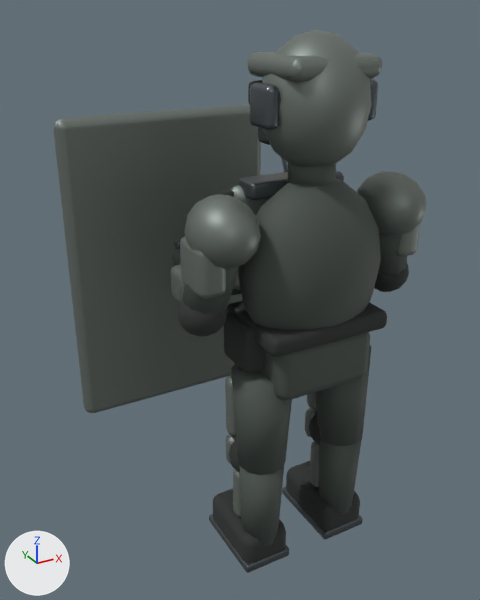
Two versions of the glTF model assets/operators/shield.glb, one commit apart.
Rendered twice from a 50 mm lens placed at (-1.149, -1.641, 1.87), pointed at (-0.121, 0.228, 0.935). Lighting does not change. The marker at lower left points along +X, +Y and +Z. The older version comes first. Vertices at exactly the same position are counted once.

Script lines for the objects in view, before the commit:
```python
me_sphere_020 = bpy.data.meshes.new('Sphere.020')
me_sphere_020.from_pydata(...)  # 3929 vertices, 7586 faces; spans x -0.63..0.44, y -0.18..0.59, z 0.01..1.82
# faces by material slot: [728, 2576, 2034, 1448, 584, 216]
me_sphere_020.materials.append(mat_cloth)  # dark grey #454d48
me_sphere_020.materials.append(mat_rubber)  # dark grey #2c302f
me_sphere_020.materials.append(mat_armor)  # grey #79817c
me_sphere_020.materials.append(mat_metal)  # dark grey #5d6569
me_sphere_020.materials.append(mat_accent)  # yellow #b59b59
me_sphere_020.materials.append(mat_visor)  # orange #bc6538
ob_operatormesh = bpy.data.objects.new('OperatorMesh', me_sphere_020)
ob_operatormesh.location = (0.0, 0.0, 0.0)
```
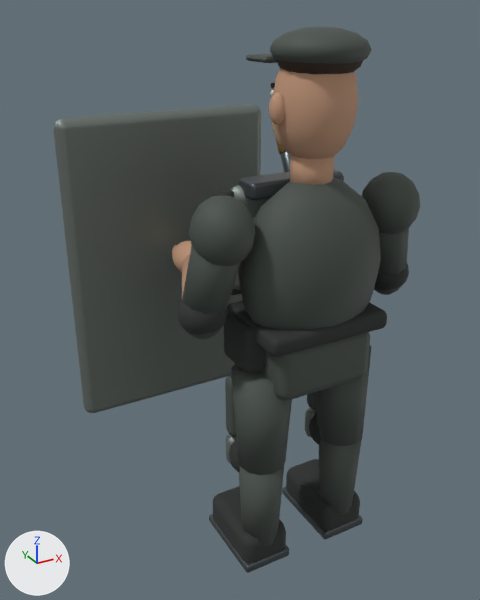
What differs and where, as boxes (x1, y1, x2, y2) in the pictures (480 x 600 px; the box of a moved part takes in the faces that stretch with it):
'OperatorMesh', reshaped
    before: (53, 30, 427, 573)
    after: (53, 26, 420, 573)
part 1 of me_sphere_020, added
    after: (270, 26, 372, 64)
part 2 of me_sphere_020, moved or reshaped
    before: (248, 52, 382, 83)
    after: (246, 54, 277, 63)
part 3 of me_sphere_020, added (brown)
    after: (290, 155, 334, 185)
part 4 of me_sphere_020, added (brown)
    after: (273, 68, 358, 159)
part 5 of me_sphere_020, added (brown)
    after: (269, 92, 285, 125)
part 6 of me_sphere_020, deleted
    before: (171, 79, 378, 517)
part 7 of me_sphere_020, moved or reshaped (mostly hidden afterwards)
    before: (179, 80, 420, 301)
    after: (179, 129, 409, 339)
part 8 of me_sphere_020, recoloured
    before: (172, 246, 181, 266)
    after: (172, 240, 192, 272)
part 9 of me_sphere_020, recoloured
    before: (184, 171, 427, 436)
    after: (189, 172, 420, 436)
part 10 of me_sphere_020, recoloured
    before: (262, 30, 372, 167)
    after: (277, 60, 363, 74)

The edits, one by one:
Material 'Skin' (mat_skin) is new.
Its base color is (0.52, 0.3, 0.19) (brown #bf9579).
Its roughness is 0.86.
Material 'Hair' (mat_hair) is new.
Its base color is (0.045, 0.028, 0.018) (brown #3c2f24).
Its roughness is 0.95.
Material 'Eye' (mat_eye) is new.
Its base color is (0.65, 0.62, 0.54) (light grey #d3cec2).
Its roughness is 0.4.
Material 'Lip' (mat_lip) is new.
Its base color is (0.24, 0.095, 0.065) (brown #865748).
Its roughness is 0.9.
me_sphere_020 is used by ob_operatormesh; location (0.0, 0.0, 0.0).
me_sphere_020 had 3929 vertices, 7586 faces and spanned x -0.63..0.44, y -0.18..0.59, z 0.01..1.82.
me_sphere_020 now has 5545 vertices, 10790 faces and spans x -0.63..0.44, y -0.18..0.59, z 0.01..1.82.
me_sphere_020 part 1: a new loose piece, a UV sphere (16 segments, 8 rings, poles along z) spanning x -0.14..0.14, y -0.16..0.12, z 1.71..1.82, in mat_cloth (dark grey #454d48).
me_sphere_020 part 2: the loose piece of 56 vertices spanning x -0.15..0.15, y -0.12..0.15, z 1.69..1.75 is scaled about its middle by (0.885, 0.458, 0.26), then moved by (0.0, 0.11, 0.01), in mat_cloth (dark grey #454d48).
me_sphere_020 part 3: a new loose piece, a 12-sided cylinder along z spanning x -0.06..0.06, y -0.06..0.06, z 1.36..1.49, in mat_skin (brown #bf9579).
me_sphere_020 part 4: a new loose piece, a UV sphere (16 segments, 8 rings, poles along z) spanning x -0.12..0.12, y -0.12..0.12, z 1.44..1.8, in mat_skin (brown #bf9579).
me_sphere_020 part 5: a new loose piece, a UV sphere (16 segments, 8 rings, poles along z) spanning x -0.149..-0.101, y -0.028..0.028, z 1.565..1.655, in mat_skin (brown #bf9579).
me_sphere_020 part 6: 13 loose pieces with 728 vertices, spanning x -0.37..0.37, y -0.05..0.41, z 0.15..1.68, are deleted.
me_sphere_020 part 7: 313 vertices moved from x -0.42..0.42, y -0.16..0.34, z 0.99..1.82 to x -0.42..0.42, y -0.13..0.34, z 0.99..1.81; 269 vertices removed from x -0.41..0.41, y -0.07..0.34, z 0.95..1.69; 603 vertices added at x -0.43..0.43, y -0.04..0.34, z 0.93..1.77.
me_sphere_020 part 8: 436 faces spanning x -0.3..0.3, y 0.28..0.46, z 1.01..1.12 switch from mat_rubber (dark grey #2c302f) to mat_skin (brown #bf9579).
me_sphere_020 part 9: 664 faces spanning x -0.41..0.41, y -0.11..0.11, z 0.5..1.38 switch from mat_armor (grey #79817c) to mat_cloth (dark grey #454d48).
me_sphere_020 part 10: 186 faces spanning x -0.13..0.13, y -0.13..0.09, z 1.68..1.81 switch from mat_armor (grey #79817c) to mat_hair (brown #3c2f24).
Other edits to the shape of me_sphere_020 do not show in these pictures.
me_sphere_020 gains material mat_lip (brown #865748).
me_sphere_020 gains material mat_eye (light grey #d3cec2).
